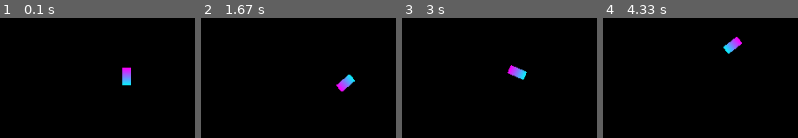
Above: before the commit, frames 1-4 (left to right).
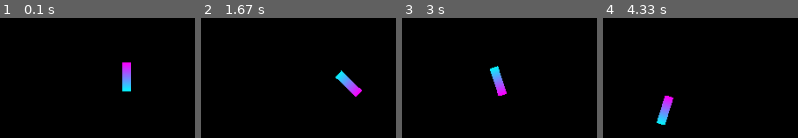
Above: after the commit, the same moments.

Repository: felixs8696/cruiser
Game: pygame game, started from 2_wheel_test.py
Two runs of this game, one before a commit and one after it. Both use one fixed random seed, a clock stepped at 60 frames per second and the inputs below.
Inputs:
- Up to frame 1 (0.1 s): no input
- Up to frame 2 (1.67 s): hold Right 0.33-0.8 s; hold Up 0.83-1.13 s; hold Right 1.17-1.63 s
- Up to frame 3 (3 s): hold Left 1.67-2.2 s; hold Down 2.23-2.53 s; hold Left 2.57-2.97 s
- Up to frame 4 (4.33 s): hold Up 3-3.37 s; hold Right 3.4-4.03 s; hold Down from 4.07 s (still down)

The runs differ from the first frame. In frame 1, 0.8% of the frame differs, in the area x 62-68%, y 36-62%; in frame 2, 1.5%; in frame 3, 2.0%; in frame 4, 2.0%, in the area x 27-72%, y 15-90%.

Commit message:
fixed turning lag to maintain average angular velocity between 2 wheels at target

Diff:
--- a/2_wheel_test.py
+++ b/2_wheel_test.py
@@ -10,7 +10,7 @@
 R_wheel = ("right", (12, 0))
 
 board = cruiser.TwoWheelBoard(position=[350, 500], theta=0, l_board=80, w_board=24,
-                              max_speed_mi_ph=10, wheel_diameter_cm=5.5, zero_to_max_vel_time_s=20, dt=0.01,
+                              max_speed_mi_ph=20, wheel_diameter_cm=5.5, zero_to_max_vel_time_dt=20, dt=0.01,
                               wheel_tuples=[L_wheel, R_wheel])
 
 BG= (0,0,0)
@@ -41,7 +41,7 @@
     return pygame.transform.scale(bigSurf, size)
 
 screen = pygame.display.set_mode((MAX_X, MAX_Y))
-car = gradient_surface((10, 20), (255, 0, 255, 255), (0, 255, 255, 255))
+car = gradient_surface((10, 33), (255, 0, 255, 255), (0, 255, 255, 255))
 
 clock = pygame.time.Clock() # load clock
 k_up = k_down = k_left = k_right = 0 # init key values
--- a/cruiser.py
+++ b/cruiser.py
@@ -12,10 +12,10 @@
     def accelerate_towards_limit(self, vel_limit):
         if vel_limit is None:
             vel_limit = self.max_angular_velocity_rad_ps
-        if vel_limit > self.max_angular_velocity_rad_ps:
-            vel_limit = self.max_angular_velocity_rad_ps
-        if vel_limit < -self.max_angular_velocity_rad_ps:
-            vel_limit = -self.max_angular_velocity_rad_ps
+        # if vel_limit > self.max_angular_velocity_rad_ps:
+        #     vel_limit = self.max_angular_velocity_rad_ps
+        # if vel_limit < -self.max_angular_velocity_rad_ps:
+        #     vel_limit = -self.max_angular_velocity_rad_ps
 
         if self.curr_ang_vel != vel_limit:
             if self.curr_ang_vel < vel_limit:
@@ -29,7 +29,7 @@
                 else:
                     self.curr_ang_vel -= self.ang_accel_rad_ps2
 
-        assert self.curr_ang_vel <= self.max_angular_velocity_rad_ps and self.curr_ang_vel >= -self.max_angular_velocity_rad_ps
+        # assert self.curr_ang_vel <= self.max_angular_velocity_rad_ps and self.curr_ang_vel >= -self.max_angular_velocity_rad_ps
 
     def decelerate_towards_zero(self):
         if self.curr_ang_vel != 0:
@@ -44,10 +44,10 @@
                 else:
                     self.curr_ang_vel += self.ang_accel_rad_ps2
 
-        assert self.curr_ang_vel <= self.max_angular_velocity_rad_ps and self.curr_ang_vel >= -self.max_angular_velocity_rad_ps
+        # assert self.curr_ang_vel <= self.max_angular_velocity_rad_ps and self.curr_ang_vel >= -self.max_angular_velocity_rad_ps
 
 class Board(object):
-    def __init__(self, position=[350, 500], theta=0, l_board=80, w_board=24, max_speed_mi_ph=20, wheel_diameter_cm=5.5, zero_to_max_vel_time_s=10, dt=.01, wheel_tuples=[]):
+    def __init__(self, position=[350, 500], theta=0, l_board=80, w_board=24, max_speed_mi_ph=20, wheel_diameter_cm=5.5, zero_to_max_vel_time_dt=10, dt=.01, wheel_tuples=[]):
 
         self.position = position
         self.theta = theta
@@ -62,12 +62,12 @@
         # Constants in human readable units
         self.max_speed_mi_ph = max_speed_mi_ph # miles per hour (boosted board max speed)
         self.wheel_diameter_cm = wheel_diameter_cm # cm
-        self.zero_to_max_vel_time_s = zero_to_max_vel_time_s # s
+        self.zero_to_max_vel_time_dt = zero_to_max_vel_time_dt # s
 
         # Converted units better for computer and metric system
         self.max_speed_me_ph = utils.mi_ph_to_me_ps(max_speed_mi_ph) # meters per sec
         self.max_angular_velocity_rad_ps = utils.wheel_diam_cm_to_rad_ps(self.wheel_diameter_cm, self.max_speed_me_ph) # rad / s
-        self.ang_accel_rad_ps2 = self.max_angular_velocity_rad_ps / self.zero_to_max_vel_time_s # rad / s^2
+        self.ang_accel_rad_ps2 = self.max_angular_velocity_rad_ps / self.zero_to_max_vel_time_dt # rad / s^2
 
         self.wheels = {}
 
@@ -92,14 +92,14 @@
         else:
             self.target_ang_vel += self.ang_accel_rad_ps2
 
-        assert self.target_ang_vel <= self.max_angular_velocity_rad_ps and self.target_ang_vel >= -self.max_angular_velocity_rad_ps
+        # assert self.target_ang_vel <= self.max_angular_velocity_rad_ps and self.target_ang_vel >= -self.max_angular_velocity_rad_ps
 
     def decrease_target_ang_vel(self):
         if self.target_ang_vel - self.ang_accel_rad_ps2  <= -self.max_angular_velocity_rad_ps :
             self.target_ang_vel = -self.max_angular_velocity_rad_ps
         else:
             self.target_ang_vel -= self.ang_accel_rad_ps2
-        assert self.target_ang_vel <= self.max_angular_velocity_rad_ps and self.target_ang_vel >= -self.max_angular_velocity_rad_ps
+        # assert self.target_ang_vel <= self.max_angular_velocity_rad_ps and self.target_ang_vel >= -self.max_angular_velocity_rad_ps
 
     def move_target_ang_vel_to_zero(self):
         if self.target_ang_vel != 0:
@@ -113,7 +113,7 @@
                     self.target_ang_vel = 0
                 else:
                     self.target_ang_vel += self.ang_accel_rad_ps2
-        assert self.target_ang_vel <= self.max_angular_velocity_rad_ps and self.target_ang_vel >= -self.max_angular_velocity_rad_ps
+        # assert self.target_ang_vel <= self.max_angular_velocity_rad_ps and self.target_ang_vel >= -self.max_angular_velocity_rad_ps
 
     # 2 * because both wheels accelerate to achieve d
     def increase_target_diff_ang_vel(self):
@@ -163,11 +163,11 @@
         pass
 
 class TwoWheelBoard(Board):
-    def __init__(self, position=[350, 500], theta=0, l_board=80, w_board=24, max_speed_mi_ph=20, wheel_diameter_cm=5.5, zero_to_max_vel_time_s=4, dt=.01, wheel_tuples=[]):
+    def __init__(self, position=[350, 500], theta=0, l_board=80, w_board=24, max_speed_mi_ph=20, wheel_diameter_cm=5.5, zero_to_max_vel_time_dt=4, dt=.01, wheel_tuples=[]):
         assert len(wheel_tuples) == 2, "There must be exactly 2 wheels on a TwoWheelBoard()"
         assert wheel_tuples[0][0] == "left", "id for left wheel must be 'left'"
         assert wheel_tuples[1][0] == "right", "id for right wheel must be 'right'"
-        super().__init__(position, theta, l_board, w_board, max_speed_mi_ph, wheel_diameter_cm, zero_to_max_vel_time_s, dt, wheel_tuples)
+        super().__init__(position, theta, l_board, w_board, max_speed_mi_ph, wheel_diameter_cm, zero_to_max_vel_time_dt, dt, wheel_tuples)
 
     def get_wheel_objects(self):
         return self.wheels["left"]["obj"], self.wheels["right"]["obj"]
@@ -177,8 +177,8 @@
 
     def get_diff_ang_vel(self):
         L_wheel, R_wheel = self.get_wheel_objects()
-        assert L_wheel.curr_ang_vel <= self.max_angular_velocity_rad_ps and L_wheel.curr_ang_vel >= -self.max_angular_velocity_rad_ps
-        assert R_wheel.curr_ang_vel <= self.max_angular_velocity_rad_ps and R_wheel.curr_ang_vel >= -self.max_angular_velocity_rad_ps
+        # assert L_wheel.curr_ang_vel <= self.max_angular_velocity_rad_ps and L_wheel.curr_ang_vel >= -self.max_angular_velocity_rad_ps
+        # assert R_wheel.curr_ang_vel <= self.max_angular_velocity_rad_ps and R_wheel.curr_ang_vel >= -self.max_angular_velocity_rad_ps
         return L_wheel.curr_ang_vel - R_wheel.curr_ang_vel
 
     def move_wheels_towards_targets(self):
@@ -193,28 +193,33 @@
         print(f"target_diff_ang_vel: {self.target_diff_ang_vel}")
         print(f"curr_diff_ang_vel: {curr_diff_ang_vel}")
 
-        if move_wheel_vels_together:
-            print(f"move_wheel_vels_together")
+        if move_wheel_vels_together or move_wheel_vels_close:
+            print(f"move_wheel_vels_together or move_wheel_vels_close")
             L_wheel.accelerate_towards_limit(vel_limit=self.target_ang_vel)
             R_wheel.accelerate_towards_limit(vel_limit=self.target_ang_vel)
 
-        if move_wheel_vels_close:
-            print(f"move_wheel_vels_close")
-            assert L_wheel.curr_ang_vel != R_wheel.curr_ang_vel, "L and R wheels should have different velocities here. If they have the same velocity, curr_diff_ang_vel == 0"
-            L_wheel.accelerate_towards_limit(vel_limit=R_wheel.curr_ang_vel - (self.target_diff_ang_vel/2))
-            R_wheel.accelerate_towards_limit(vel_limit=L_wheel.curr_ang_vel - (self.target_diff_ang_vel/2))
+        # if move_wheel_vels_close:
+        #     print(f"move_wheel_vels_close")
+        #     assert L_wheel.curr_ang_vel != R_wheel.curr_ang_vel, "L and R wheels should have different velocities here. If they have the same velocity, curr_diff_ang_vel == 0"
+        #     L_wheel.accelerate_towards_limit(vel_limit=R_wheel.curr_ang_vel - (self.target_diff_ang_vel/2))
+        #     R_wheel.accelerate_towards_limit(vel_limit=L_wheel.curr_ang_vel - (self.target_diff_ang_vel/2))
 
         if move_wheel_vels_apart:
             print(f"move_wheel_vels_apart")
             if self.target_diff_ang_vel >= 0:
-                L_wheel.accelerate_towards_limit(vel_limit=self.target_ang_vel)
+                L_wheel.accelerate_towards_limit(vel_limit=self.target_ang_vel + self.target_diff_ang_vel/2)
                 R_wheel.accelerate_towards_limit(vel_limit=L_wheel.curr_ang_vel - self.target_diff_ang_vel)
             else:
-                L_wheel.accelerate_towards_limit(vel_limit=-self.target_ang_vel)
-                R_wheel.accelerate_towards_limit(vel_limit=L_wheel.curr_ang_vel - self.target_diff_ang_vel)
+                R_wheel.accelerate_towards_limit(vel_limit=self.target_ang_vel - self.target_diff_ang_vel/2)
+                L_wheel.accelerate_towards_limit(vel_limit=R_wheel.curr_ang_vel + self.target_diff_ang_vel)
+                # L_wheel.accelerate_towards_limit(vel_limit=-self.target_ang_vel + self.target_diff_ang_vel/2)
+                # R_wheel.accelerate_towards_limit(vel_limit=L_wheel.curr_ang_vel - self.target_diff_ang_vel)
 
             print(f"L_wheel.curr_ang_vel: {L_wheel.curr_ang_vel}")
             print(f"R_wheel.curr_ang_vel: {R_wheel.curr_ang_vel}")
+
+        print(f"Wheel vel avg: {(L_wheel.curr_ang_vel + R_wheel.curr_ang_vel) / 2}")
+        print(f"self.target_ang_vel: {self.target_ang_vel}")
 
     def change_in_position(self):
         L_wheel, R_wheel = self.get_wheel_objects()
